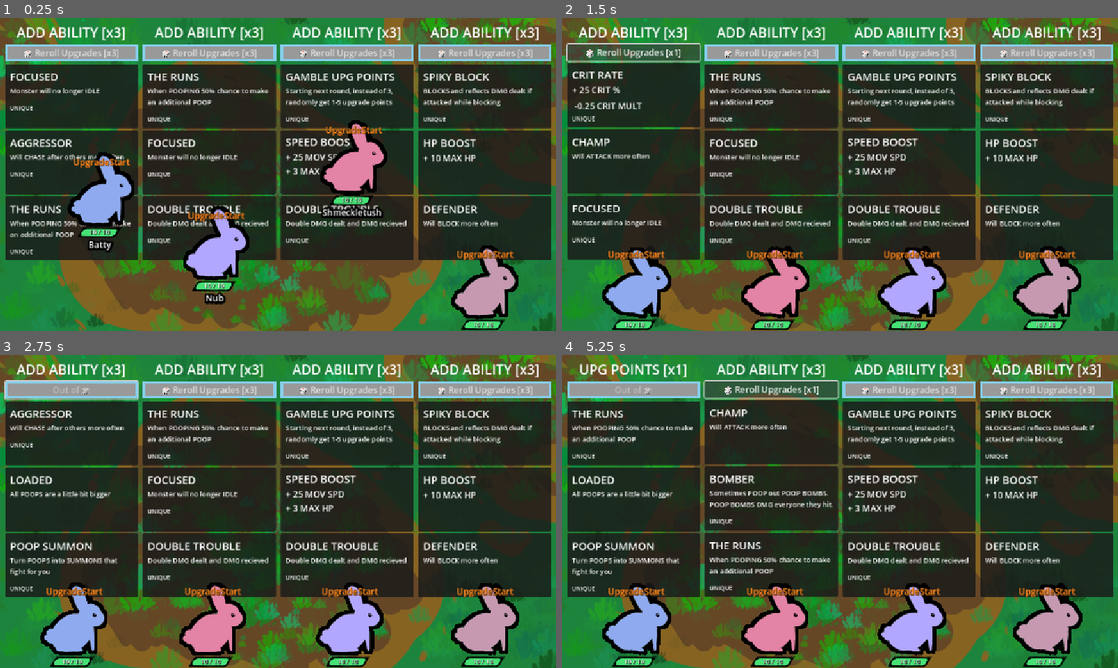
Above: before the commit, frames 1-4 (two rows, left to right).
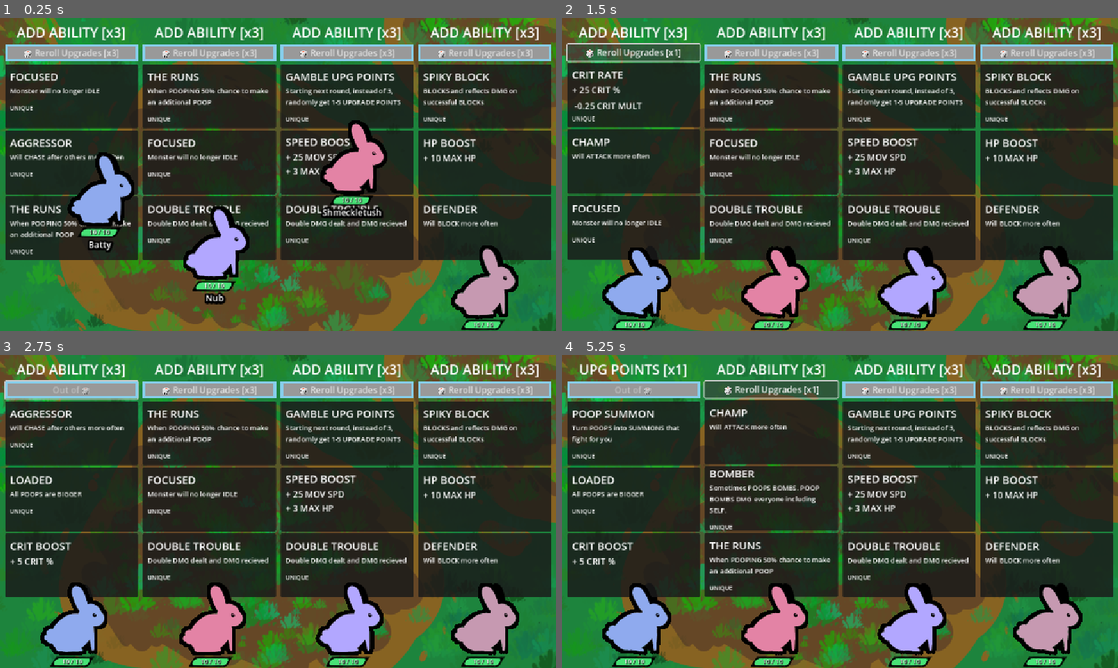
Above: after the commit, the same moments.

Repository: Galitie/tm2
Game: Godot game, scene res://test_scene.tscn
Two runs of this game, one before a commit and one after it. Both use one fixed random seed, a clock stepped at 60 frames per second and the inputs below.
Inputs (mouse positions are in pixels of both pictures, inside the frame that each line leads up to):
- Up to frame 1 (0.25 s): no input
- Up to frame 2 (1.5 s): click "🎲 Reroll Upgrades [x3]" at 0.5 s; click "🎲 Reroll Upgrades [x2]" at 1.25 s
- Up to frame 3 (2.75 s): click "🎲 Reroll Upgrades [x1]" at 2 s
- Up to frame 4 (5.25 s): click (634, 433) at 2.77 s; click (634, 433) at 3.52 s; click "🎲 Reroll Upgrades [x3]" at 4.25 s; click "🎲 Reroll Upgrades [x2]" at 5 s

The runs differ from the first frame. In frame 1, 1.1% of the frame differs, in the area x 13-96%, y 22-78%; in frame 2, 1.1%; in frame 3, 2.0%; in frame 4, 4.0%, in the area x 1-96%, y 17-78%.

Commit message:
Tweaked cards after playtest

Diff:
--- a/Cards/Resources/bigger_poops.tres
+++ b/Cards/Resources/bigger_poops.tres
@@ -6,10 +6,10 @@
 [resource]
 script = ExtResource("2_gc576")
 card_name = "LOADED"
-description = "All POOPS are a little bit bigger"
+description = "All POOPS are BIGGER"
 Type = "passive"
 state_id = "larger_poops"
-unique = false
+unique = true
 remove_specific_states = Array[int]([])
 attribute_1 = 0
 attribute_label_1 = ""
--- a/Cards/Resources/bomber.tres
+++ b/Cards/Resources/bomber.tres
@@ -6,7 +6,7 @@
 [resource]
 script = ExtResource("2_rdoa5")
 card_name = "BOMBER"
-description = "Sometimes POOP out POOP BOMBS. POOP BOMBS DMG everyone they hit."
+description = "Sometimes POOPS BOMBS. POOP BOMBS DMG everyone including SELF."
 Type = "other"
 state_id = "bombing"
 unique = true
--- a/Cards/Resources/gamble_upgrade_points.tres
+++ b/Cards/Resources/gamble_upgrade_points.tres
@@ -6,7 +6,7 @@
 [resource]
 script = ExtResource("1_o25rm")
 card_name = "GAMBLE UPG POINTS"
-description = "Starting next round, instead of 3, randomly get 1-5 upgrade points"
+description = "Starting next round, instead of 3, randomly get 1-5 UPGRADE POINTS"
 Type = "passive"
 state_id = ""
 unique = true
--- a/Cards/Resources/spiky_block.tres
+++ b/Cards/Resources/spiky_block.tres
@@ -6,7 +6,7 @@
 [resource]
 script = ExtResource("2_q4vpd")
 card_name = "SPIKY BLOCK"
-description = "BLOCKS and reflects DMG dealt if attacked while blocking"
+description = "BLOCKS and reflects DMG on successful BLOCKs"
 Type = "block"
 state_id = "spikyblock"
 unique = true
--- a/StateMachine/chase.gd
+++ b/StateMachine/chase.gd
@@ -7,9 +7,9 @@
 var move_speed_adjust: int = 10
 
 # --- Avoidance tuning ---
-var avoidance_radius: float = 96.0      # how far to "feel" other monsters
-var avoidance_strength: float = 1.0     # how strongly to push away
-var max_accel: float = 1200.0           # acceleration cap for steering
+var avoidance_radius: float = 96.0
+var avoidance_strength: float = 1.0
+var max_accel: float = 5000.0
 
 func randomize_chase():
 	chase_time = randf_range(3, 8)
--- a/StateMachine/wander.gd
+++ b/StateMachine/wander.gd
@@ -8,7 +8,7 @@
 # --- Avoidance tuning ---
 var avoidance_radius: float = 96.0
 var avoidance_strength: float = 1.0
-var max_accel: float = 1200.0
+var max_accel: float = 5000.0
 
 func randomize_wander():
 	move_direction = Vector2(randf_range(-1, 1), randf_range(-1, 1)).normalized()
--- a/main.gd
+++ b/main.gd
@@ -304,7 +304,7 @@
 	if monster.player.poop_summons:
 		poop.is_a_summon = true
 	if monster.player.larger_poops:
-		poop.scale += Vector2(.25, .25)
+		poop.scale += Vector2(.50, .50)
 	add_child(poop)
 	poop.add_to_group("CleanUp")
 
--- a/test_scene.tscn
+++ b/test_scene.tscn
@@ -11,6 +11,7 @@
 
 [node name="Game" type="Node2D"]
 script = ExtResource("1_fnpeg")
+debug_mode = false
 override_sudden_death_time = 60.0
 
 [node name="background" type="Sprite2D" parent="."]
Not shown, changed: Todo.txt
